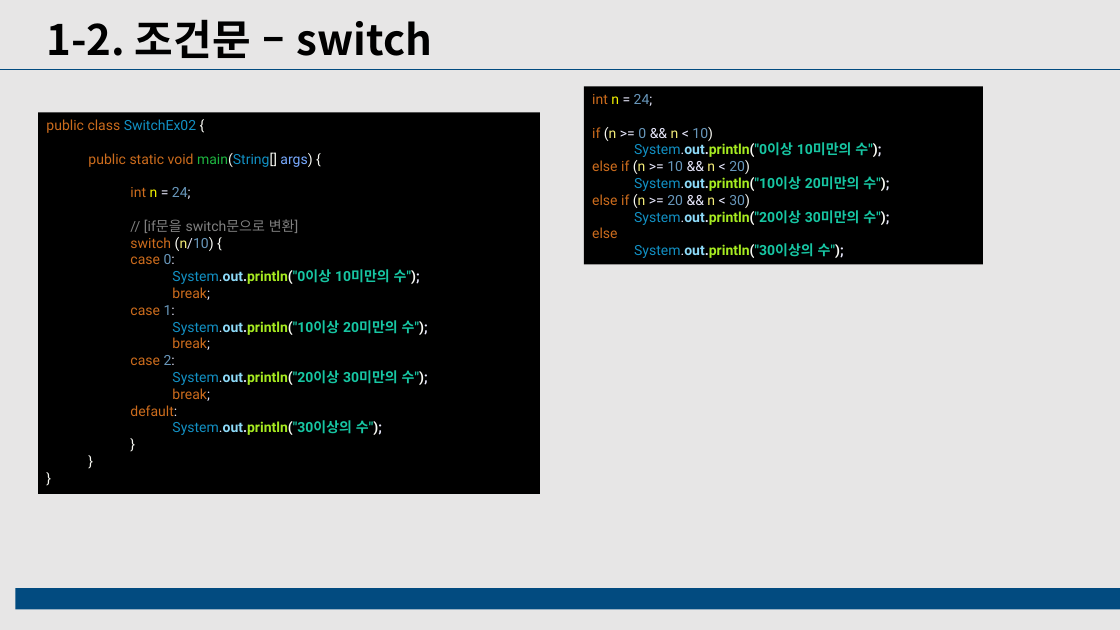
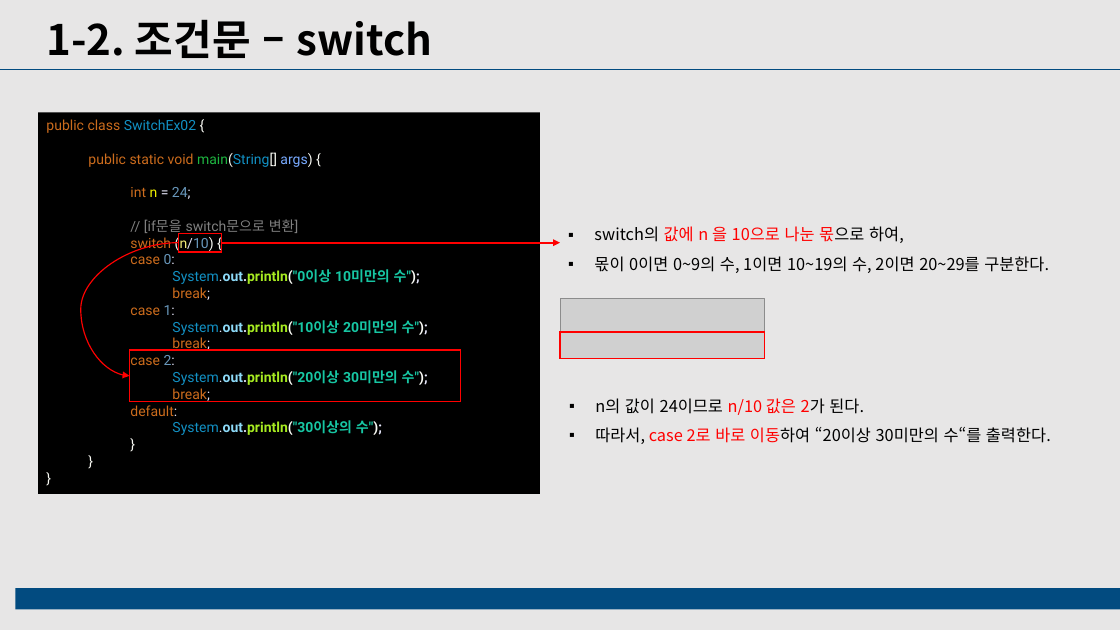
Before and after one commit to JunHyeon3/Practice, a slide deck: slide 5 of 교육내용 ppt정리/220929_박준현_JAVA.pptx. Drawn at 1120x630 pixels with LibreOffice and Linux fonts; fonts in the diff are those of the drawing; grey boxes stand for pictures. Boxes give left, top, right and bottom in pixels: in the first picture for what was removed or moved away, otherwise in the second. Text is boxed around its words. In the diff, an @@ line names an element or a change of style, - is before the commit and + after.

Commit message:
0929 자바 교육내용 정리

```diff
--- a/교육내용 ppt정리/220929_박준현_JAVA.pptx
+++ b/교육내용 ppt정리/220929_박준현_JAVA.pptx
@@ rectangle removed at [584,87,983,265] @@
-int n = 24;
-if (n >= 0 && n < 10)
-  System.out.println("0이상 10미만의 수");
-else if (n >= 10 && n < 20)
-  System.out.println("10이상 20미만의 수");
-else if (n >= 20 && n < 30)
-  System.out.println("20이상 30미만의 수");
-else
-  System.out.println("30이상의 수");
@@ rectangle added at [178,234,221,252], outline #FF0000 1 pt @@
@@ text added at [594,226,1049,273], 14 pt, text #000000 @@
+▪ switch의 값에 n 을 10으로 나눈 몫으로 하여,
+▪ 몫이 0이면 0~9의 수, 1이면 10~19의 수, 2이면 20~29를 구분한다.
@@ curved arrow added from (178, 243) to (129, 376), #FF0000 1 pt @@
@@ arrow added from (221, 243) to (560, 243), #FF0000 1.5 pt @@
@@ picture added at [561,298,765,359] @@
@@ rectangle added at [129,350,460,402], outline #FF0000 1 pt @@
@@ rectangle added at [560,332,765,359], outline #FF0000 1 pt @@
@@ text added at [595,398,1051,444], 14 pt, text #000000 @@
+▪ n의 값이 24이므로 n/10 값은 2가 된다.
+▪ 따라서, case 2로 바로 이동하여 “20이상 30미만의 수“를 출력한다.
```
